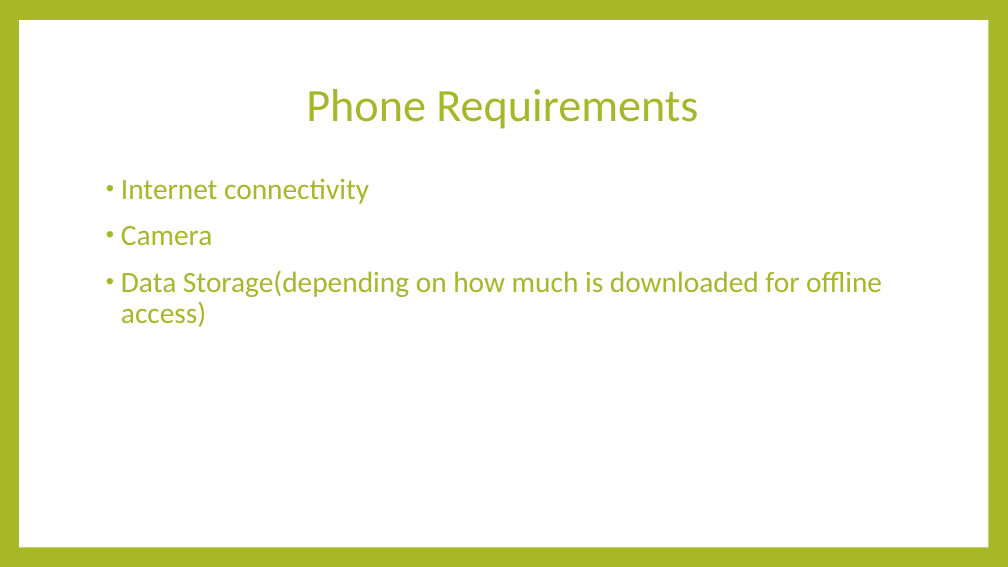
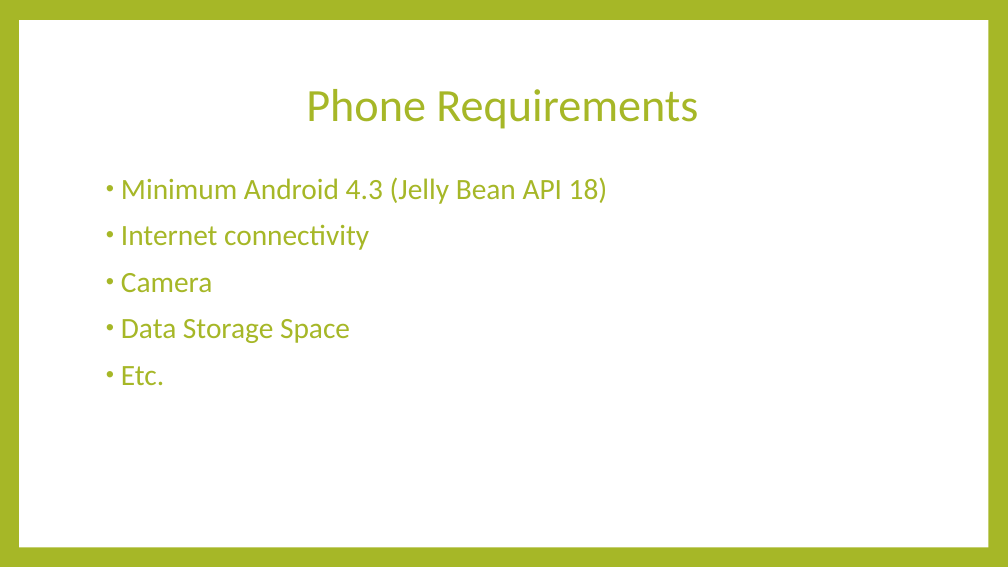
Before and after one commit to gjc129/ClimbersBeta, a slide deck: slide 5 of climbersbetaproposal.pptx. Drawn at 1008x567 pixels with LibreOffice and Linux fonts; fonts in the diff are those of the drawing. Boxes give left, top, right and bottom in pixels: in the first picture for what was removed or moved away, otherwise in the second. Text is boxed around its words. In the diff, an @@ line names an element or a change of style, - is before the commit and + after.

```diff
--- a/climbersbetaproposal.pptx
+++ b/climbersbetaproposal.pptx
@@ text at [121, 177, 608, 204]: paragraph added @@
+• Minimum Android 4.3 (Jelly Bean API 18)
@@ text at [121, 319, 350, 385]: text changed @@
-• Data Storage(depending on how much is downloaded for offline access)
+• Data Storage Space
+• Etc.
```
Also in this commit, not shown: 2 other slides changed.
